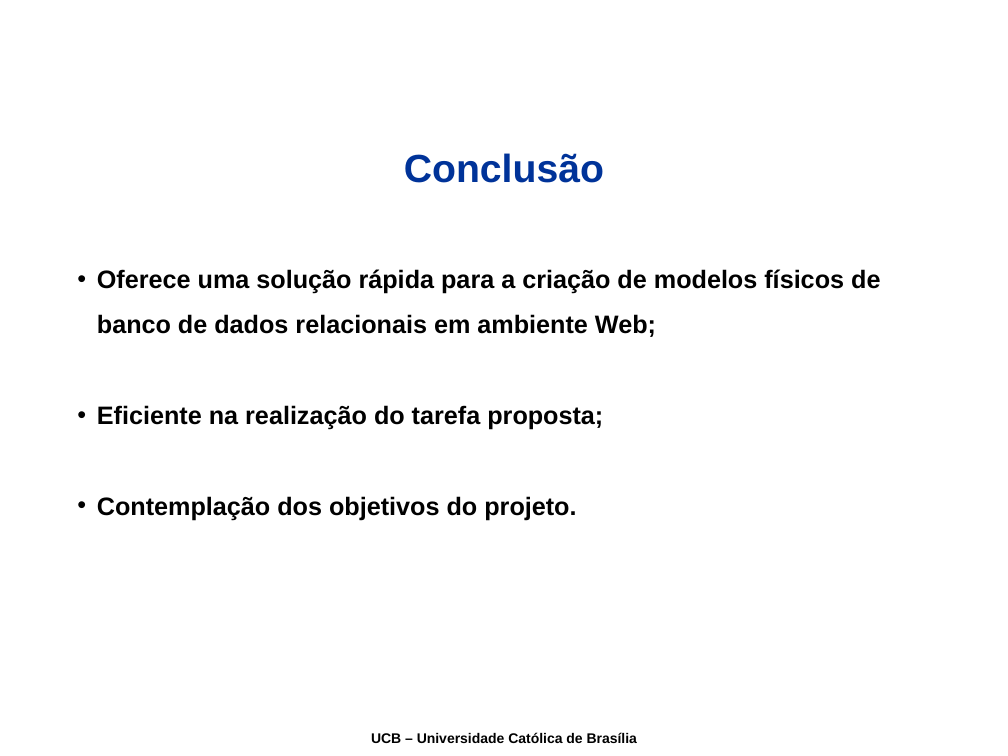
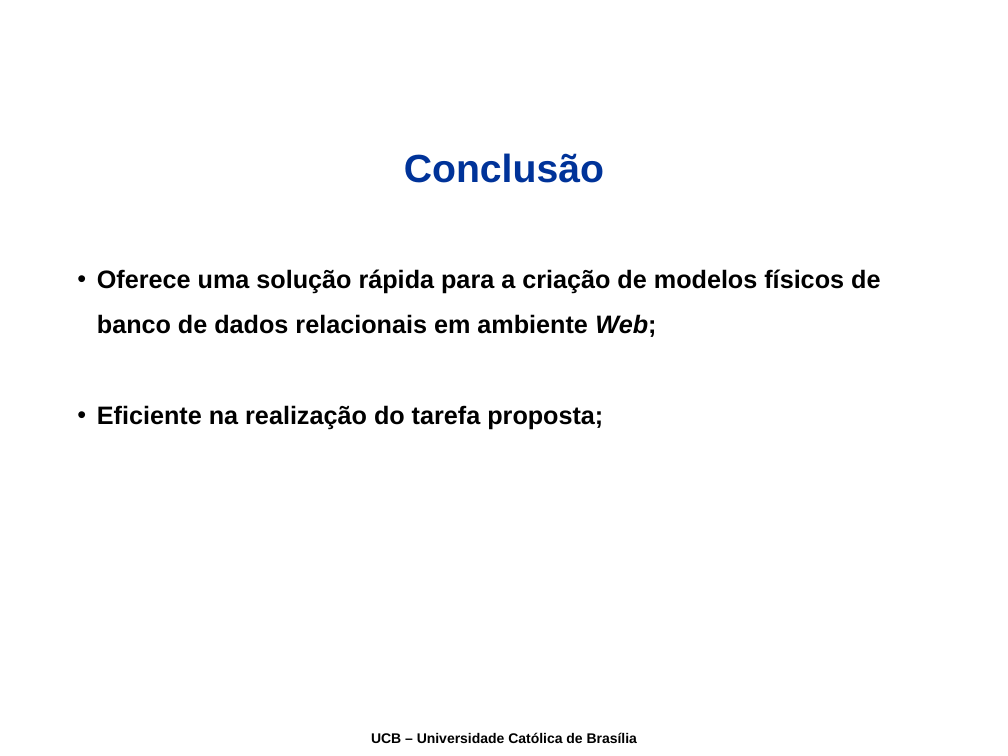
Before and after one commit to joaogabriel/webdatamodeling, a slide deck: slide 14 of docs/08-Apresentacao/Apresentação.ppt. Drawn at 1008x756 pixels with LibreOffice and Linux fonts; fonts in the diff are those of the drawing; background and template pictures are left out. Boxes give left, top, right and bottom in pixels: in the first picture for what was removed or moved away, otherwise in the second. Text is boxed around its words. In the diff, an @@ line names an element or a change of style, - is before the commit and + after.

```diff
--- a/docs/08-Apresentacao/Apresentação.ppt
+++ b/docs/08-Apresentacao/Apresentação.ppt
@@ text at (x1=97, y1=269, x2=880, y2=337): italic on in "Web;" @@
@@ text at (x1=97, y1=496, x2=576, y2=521): paragraph removed @@
-• Contemplação dos objetivos do projeto.
```
Also in this commit, not shown: 6 other slides changed, 2 slides added.
